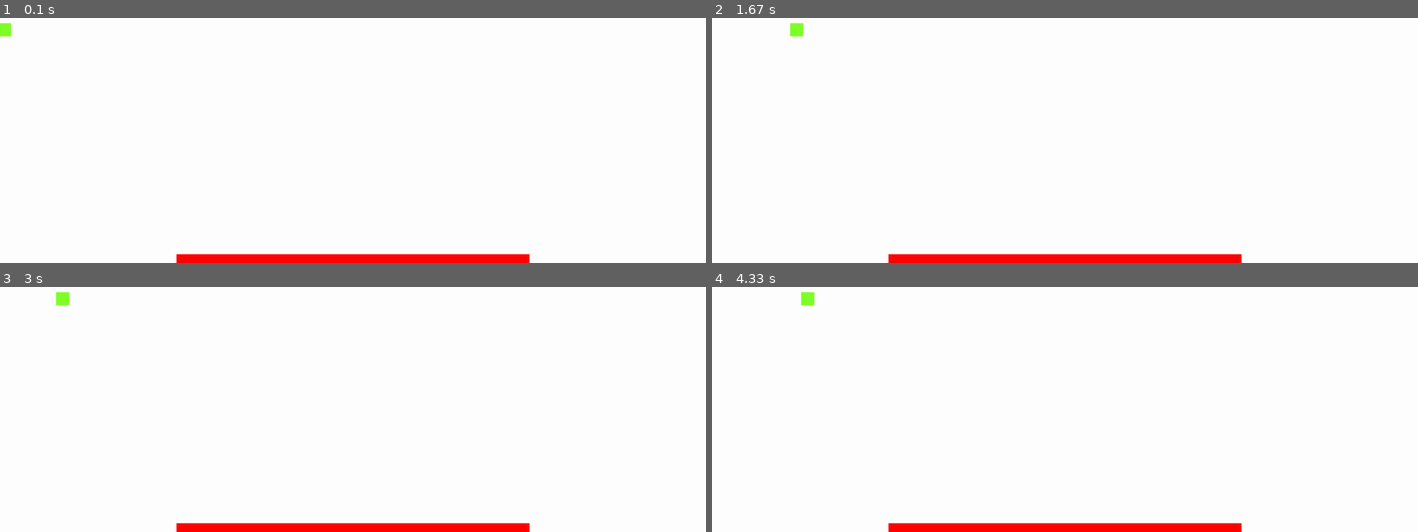
Above: before the commit, frames 1-4 (two rows, left to right).
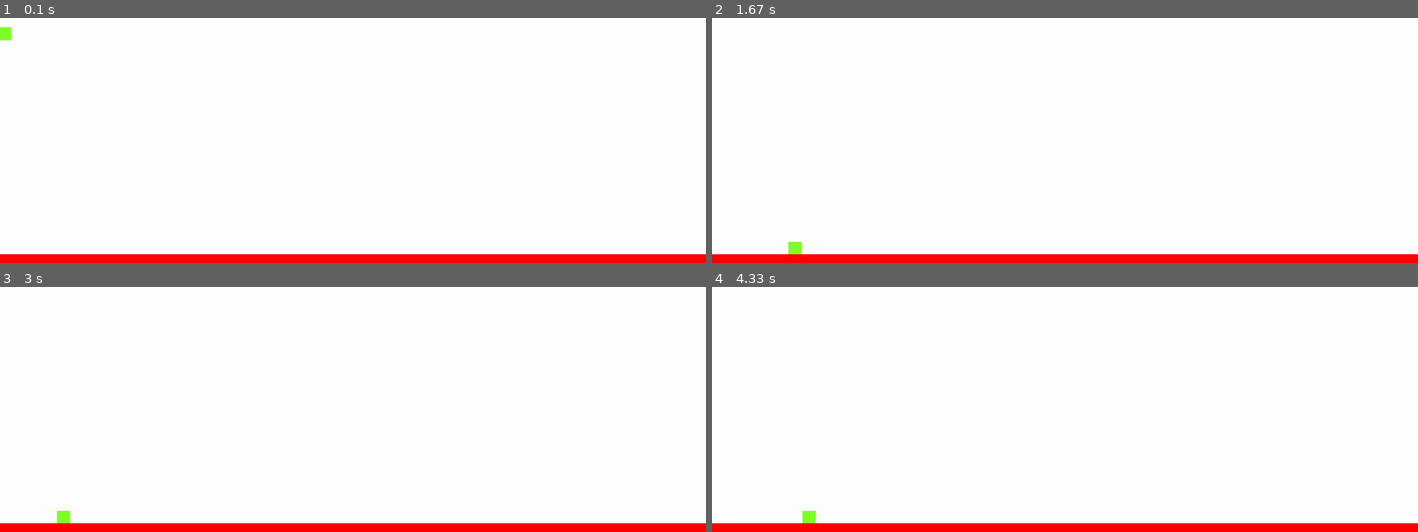
Above: after the commit, the same moments.

Repository: coinmoles/pygame-jam
Game: pygame game, started from main.py
Two runs of this game, one before a commit and one after it. Both use one fixed random seed, a clock stepped at 60 frames per second and the inputs below.
Inputs:
- Up to frame 1 (0.1 s): no input
- Up to frame 2 (1.67 s): hold Right 0.33-0.8 s; hold Right 0.83-1.3 s; hold Left from 1.33 s (still down)
- Up to frame 3 (3 s): release Left at 1.87 s; hold Left 1.9-2.3 s; hold Right 2.33-2.97 s
- Up to frame 4 (4.33 s): hold Left 3-3.47 s; hold Right 3.5-3.97 s; hold Right from 4 s (still down)

The runs differ from the first frame. In frame 1, 2.0% of the frame differs, in the area x 0-100%, y 1-100%; in frame 2, 2.1%; in frame 3, 2.1%; in frame 4, 2.1%.

Commit message:
Added Gravity

Diff:
--- a/Entity/Platform.py
+++ b/Entity/Platform.py
@@ -4,4 +4,4 @@
 
 class Platform(Entity):
     def __init__(self):
-        super().__init__((SCREEN.width / 2, 20), (255, 0, 0), (SCREEN.width / 2, SCREEN.height - 10))
+        super().__init__((SCREEN.width, 20), (255, 0, 0), (SCREEN.width / 2, SCREEN.height - 10))
--- a/Entity/Player.py
+++ b/Entity/Player.py
@@ -8,8 +8,10 @@
 
 
 class Player(Entity):
-    def __init__(self):
+    def __init__(self, scene):
         super().__init__((30, 30), (128, 255, 40), (10, 420))
+
+        self.scene = scene
 
         self.pos = Vector2((10, 385))
         self.vel = Vector2(0, 0)
@@ -22,13 +24,15 @@
         elif pressed_keys[pg.K_RIGHT]:
             self.acc.x = ACC
         else:
-            self.acc = Vector2(0, 0)
+            self.acc = Vector2(0, 0.5)
+
+    def jump(self):
+        self.vel.y = -15
 
     def update(self):
         self.acc.x += self.vel.x * FRIC
-        if self.vel.x * (self.vel.x+self.acc.x) < 0: self.vel.x=0
-        else: self.vel += self.acc
-        self.pos += self.vel
+        self.vel += self.acc
+        self.pos += self.vel + 0.5 * self.acc
 
         if self.pos.x > SCREEN.width:
             self.pos.x = 0
@@ -36,3 +40,8 @@
             self.pos.x = SCREEN.width
 
         self.rect.midbottom = self.pos
+
+        hits = pg.sprite.spritecollide(self, self.scene.platforms, False)
+        if hits:
+            self.pos.y = hits[0].rect.top + 1
+            self.vel.y = 0
--- a/Scene/GameScene.py
+++ b/Scene/GameScene.py
@@ -1,3 +1,4 @@
+import pygame as pg
 from Scene.Scene import Scene
 from Entity.Player import Player
 from Entity.Platform import Platform
@@ -6,10 +7,14 @@
 class GameScene(Scene):
     def __init__(self, game):
         super().__init__(game)
-        self.player = Player()
+        self.platforms = pg.sprite.Group()
 
+        self.player = Player(self)
+        platform = Platform()
+
+        self.platforms.add(platform)
         self.entityList.add(self.player)
-        self.entityList.add(Platform())
+        self.entityList.add(platform)
 
     def update(self):
         super().update()
--- a/Scene/Scene.py
+++ b/Scene/Scene.py
@@ -18,9 +18,7 @@
 
         self.game.screen.fill((255, 255, 255))
 
-        print(self.entityList)
         for entity in self.entityList:
-            print(entity.surf, entity.rect)
             self.game.screen.blit(entity.surf, entity.rect)
 
     def scene_end(self):
